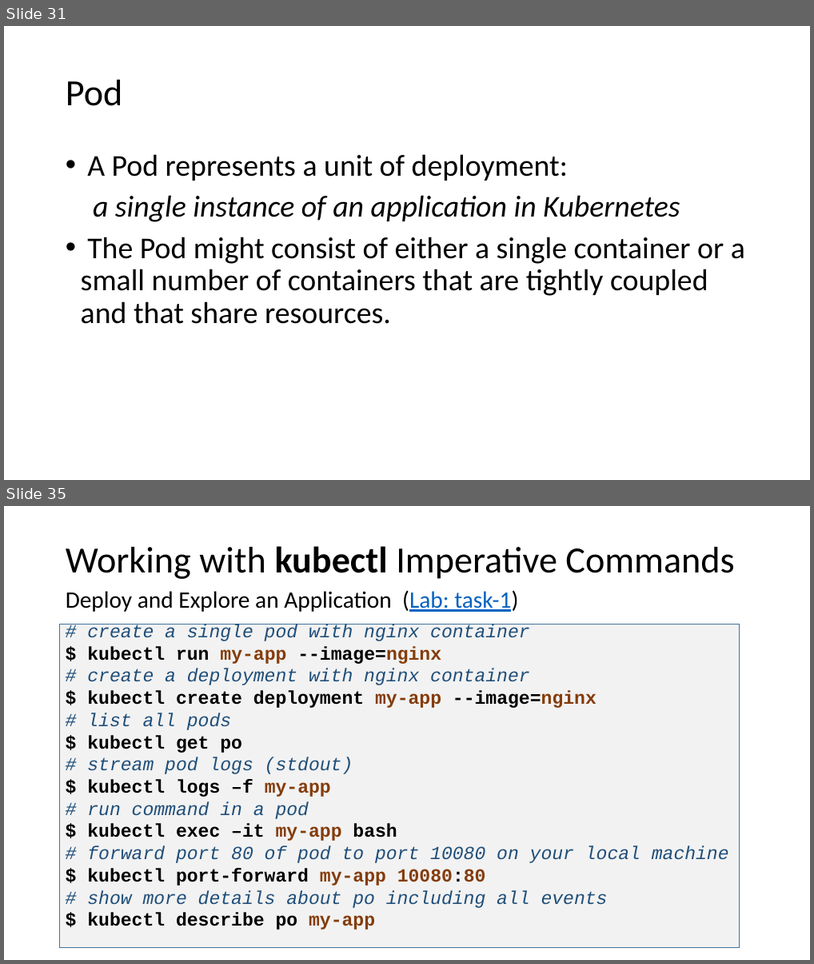
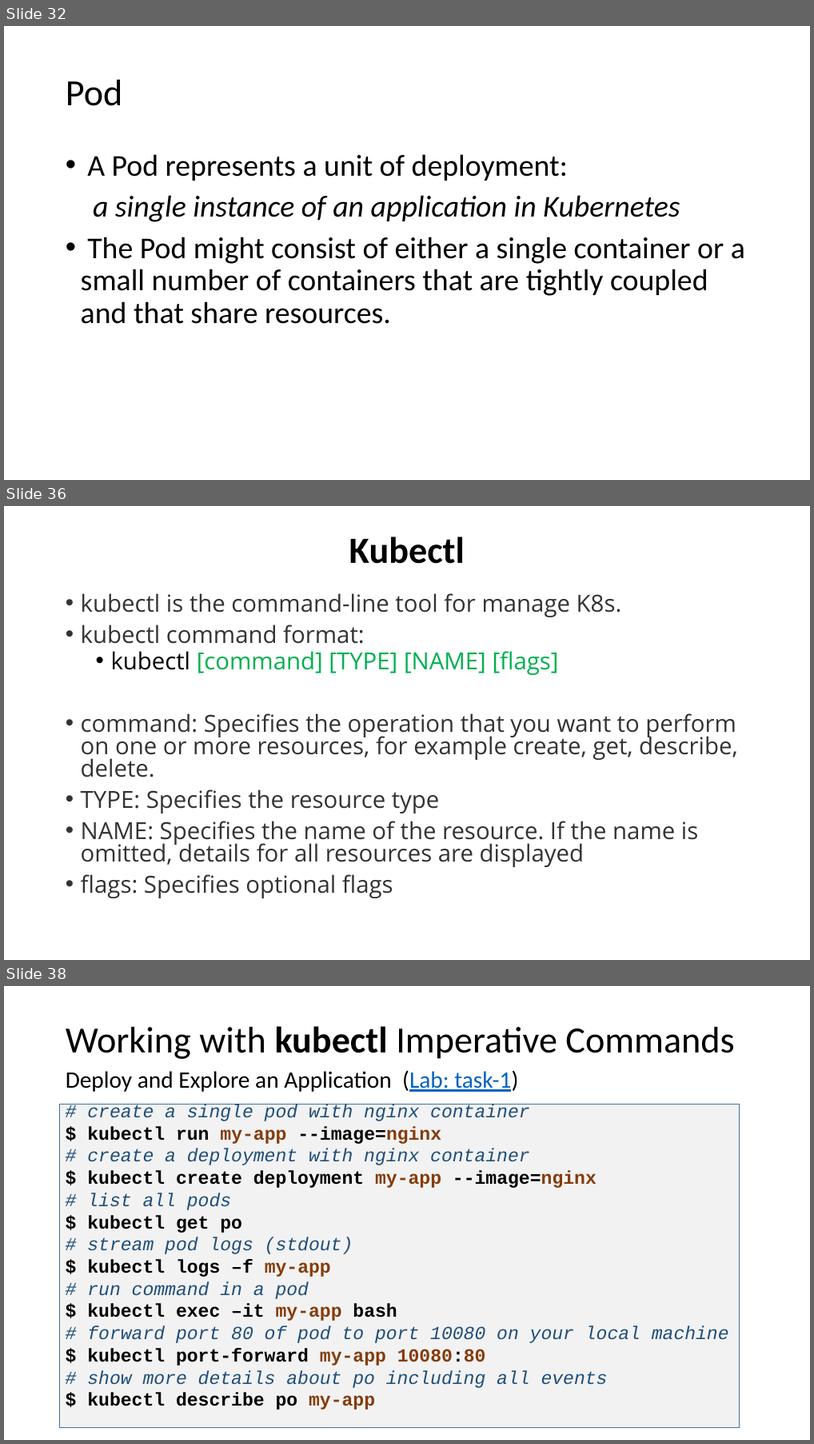
Before and after one commit to eylonmalin/k8s-training, a slide deck: day-1/Using Kubernetes Day 1.pptx. Shown one above the other, each under a label of ours: slides 31 and 35 before the commit, slides 32, 36 and 38 after it; the slides between them are not shown. The pictures are 814x964 and 814x1444 pixels, drawn with LibreOffice and Linux fonts; fonts in the diff are those of the drawing. Boxes give left, top, right and bottom in pixels: in the first picture for what was removed or moved away, otherwise in the second. Text is boxed around its words. In the diff, an @@ line names an element or a change of style, - is before the commit and + after.

```diff
--- a/day-1/Using Kubernetes Day 1.pptx
+++ b/day-1/Using Kubernetes Day 1.pptx
@@ slide 36 added at bbox=[4, 506, 810, 960], background #FFFFFF @@
@@ title added at bbox=[350, 536, 465, 564], 44 pt, text #000000, bold @@
+Kubectl
@@ text added at bbox=[81, 593, 738, 898], 28 pt, text #333333 @@
+• kubectl is the command-line tool for manage K8s.
+• kubectl command format:
+  • kubectl [command] [TYPE] [NAME] [flags]
+• command: Specifies the operation that you want to perform on one or more resources, for example create, get, describe, delete.
+• TYPE: Specifies the resource type
+• NAME: Specifies the name of the resource. If the name is omitted, details for all resources are displayed
+• flags: Specifies optional flags
@@ what was slide 31 is now slide 32 @@
@@ what was slide 35 is now slide 38 @@
```
Also in this commit, not shown: 4 slides changed, 4 other slides added, 2 slides removed.
